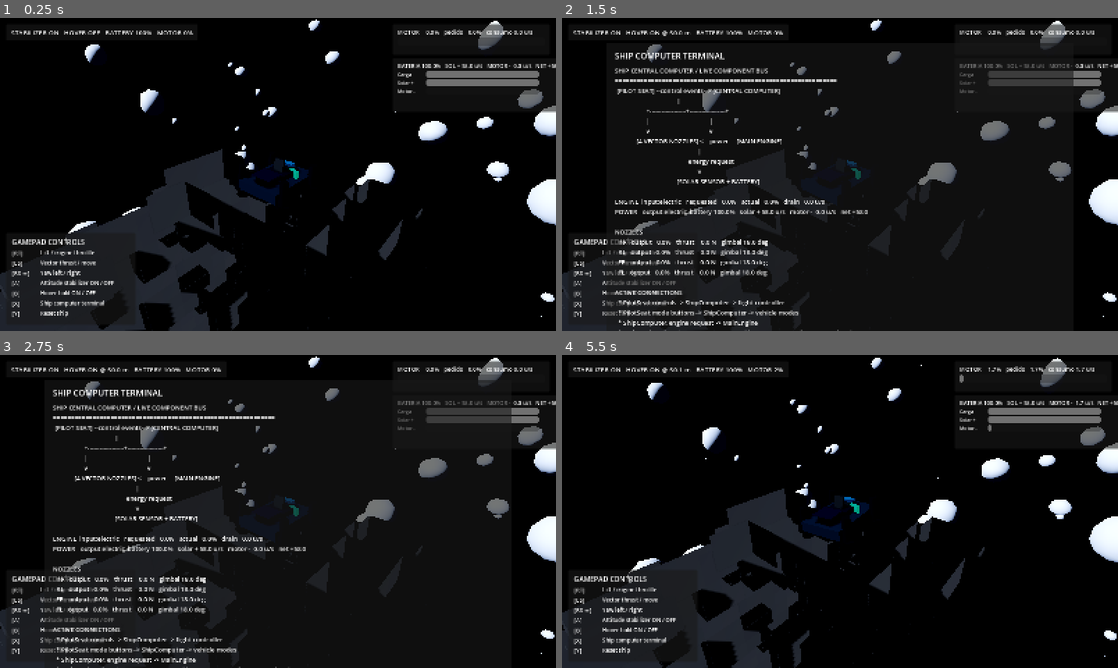
Above: before the commit, frames 1-4 (two rows, left to right).
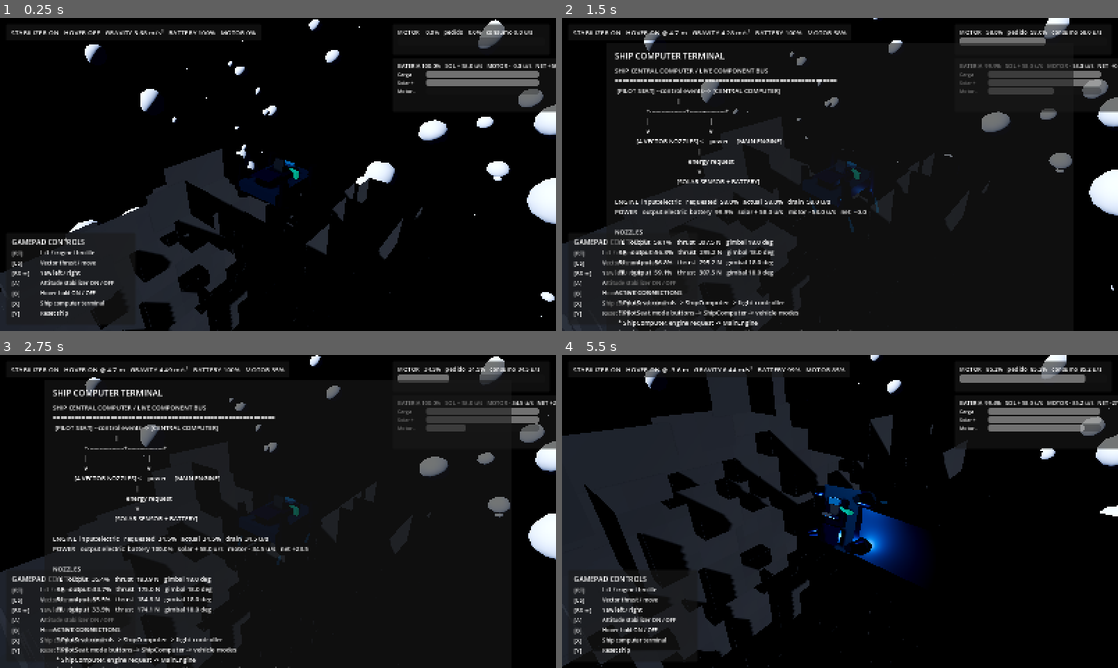
Above: after the commit, the same moments.

Repository: sebasu66/general
Game: Godot game, scene res://scenes/main.tscn
The game is run twice, just before and just after one commit, with the same random seed, the same clock (stepped at 60 frames per second) and the same inputs.
Inputs:
- Up to frame 1 (0.25 s): no input
- Up to frame 2 (1.5 s): tap Enter at 0.5 s; hold D (vehicle_move_right) 0.53-1.28 s; tap T (vehicle_computer_toggle) at 0.6 s; hold S (vehicle_move_back) from 1.28 s (still down); tap H (vehicle_hover_toggle) at 1.35 s
- Up to frame 3 (2.75 s): release S (vehicle_move_back) at 2.03 s; hold D (vehicle_move_right) from 2.03 s (still down); tap Space (vehicle_lift) at 2.1 s
- Up to frame 4 (5.5 s): release D (vehicle_move_right) at 2.78 s; hold W (vehicle_move_forward) 2.78-3.53 s; tap one key every 0.75 s from 2.85 s: F (vehicle_stabilizer_toggle) 2 (vehicle_thruster_2) T (vehicle_computer_toggle) H (vehicle_hover_toggle); hold A (vehicle_move_left) 3.53-5.03 s; hold S (vehicle_move_back) from 5.03 s (still down)

The runs differ from the first frame. In frame 1, 1.1% of the frame differs, in the area x 0-100%, y 0-100%; in frame 2, 6.2%; in frame 3, 3.9%; in frame 4, 28%.

Commit message:
physics: add asteroid-local gravity and radial hover

Diff:
--- a/experiments/vector-thruster-prototype/scripts/main.gd
+++ b/experiments/vector-thruster-prototype/scripts/main.gd
@@ -27,6 +27,7 @@
 
 func _place_vehicle_after_world_generation() -> void:
     space_world.ensure_generated()
+    vehicle.configure_space_world(space_world)
     var spawn_transform := space_world.get_safe_spawn_transform()
 
     vehicle.freeze = true
--- a/experiments/vector-thruster-prototype/scripts/stabilizer/stabilizer_library.gd
+++ b/experiments/vector-thruster-prototype/scripts/stabilizer/stabilizer_library.gd
@@ -7,6 +7,7 @@
         angular_velocity_world: Vector3,
         user_yaw: float,
         enabled: bool,
+        target_up_world: Vector3,
         proportional_gain: float,
         derivative_gain: float,
         yaw_damping: float,
@@ -21,9 +22,15 @@
     var stable_basis := body_basis.orthonormalized()
     var world_to_local := stable_basis.transposed()
     var body_up_world := stable_basis.y.normalized()
-    var up_alignment := clampf(body_up_world.dot(Vector3.UP), -1.0, 1.0)
+    var target_up := target_up_world
+    if target_up.length_squared() < 0.0001:
+        target_up = body_up_world
+    else:
+        target_up = target_up.normalized()
 
-    output.level_error_local = world_to_local * body_up_world.cross(Vector3.UP)
+    var up_alignment := clampf(body_up_world.dot(target_up), -1.0, 1.0)
+
+    output.level_error_local = world_to_local * body_up_world.cross(target_up)
     output.angular_velocity_local = world_to_local * angular_velocity_world
     output.tilt_degrees = rad_to_deg(acos(up_alignment))
 
--- a/experiments/vector-thruster-prototype/scripts/ui/debug_hud.gd
+++ b/experiments/vector-thruster-prototype/scripts/ui/debug_hud.gd
@@ -27,9 +27,14 @@
     if snapshot.get("hover_enabled", false):
         hover_text = "ON @ %.1f m" % float(snapshot.get("hover_target_altitude", 0.0))
 
-    _status_label.text = "STABILIZER %s   HOVER %s   BATTERY %.0f%%   MOTOR %.0f%%" % [
+    var gravity_text := "ZERO-G"
+    if snapshot.get("gravity_active", false):
+        gravity_text = "GRAVITY %.2f m/s²" % float(snapshot.get("gravity_strength", 0.0))
+
+    _status_label.text = "STABILIZER %s   HOVER %s   %s   BATTERY %.0f%%   MOTOR %.0f%%" % [
         stabilizer_text,
         hover_text,
+        gravity_text,
         float(snapshot.get("battery_ratio", 0.0)) * 100.0,
         float(snapshot.get("engine_output_ratio", 0.0)) * 100.0,
     ]
@@ -48,7 +53,7 @@
     status_panel.add_child(status_margin)
 
     _status_label = Label.new()
-    _status_label.text = "STABILIZER ON   HOVER OFF"
+    _status_label.text = "STABILIZER ON   HOVER OFF   GRAVITY --"
     _status_label.add_theme_font_size_override("font_size", 19)
     status_margin.add_child(_status_label)
 
--- a/experiments/vector-thruster-prototype/scripts/vehicle/vehicle_logic.gd
+++ b/experiments/vector-thruster-prototype/scripts/vehicle/vehicle_logic.gd
@@ -35,6 +35,8 @@
 var _reset_requested: bool = false
 var _spawn_transform: Transform3D
 var _debug_snapshot: Dictionary = {}
+var _space_world: SpaceWorld
+var _gravity_context: Dictionary = {}
 
 @onready var _computer: ShipComputerLogic = $Components/ShipComputer
 @onready var _pilot_seat: PilotSeatLogic = $Components/PilotSeat
@@ -58,6 +60,7 @@
 
 func _integrate_forces(state: PhysicsDirectBodyState3D) -> void:
     _apply_pending_reset(state)
+    _update_gravity_context(state.transform.origin)
     _apply_mode_requests(state)
 
     _computer.tick_power_system(state.step)
@@ -88,11 +91,16 @@
 
 
 func calculate_stabilization(state: PhysicsDirectBodyState3D) -> StabilizationOutput:
+    var target_up := state.transform.basis.orthonormalized().y.normalized()
+    if _has_local_gravity(state):
+        target_up = -state.total_gravity.normalized()
+
     return StabilizerLibrary.calculate(
         state.transform.basis,
         state.angular_velocity,
         _latest_input.yaw,
         _stabilizer_enabled,
+        target_up,
         stabilization_kp,
         stabilization_kd,
         yaw_damping,
@@ -135,19 +143,27 @@
         _hover_auto_throttle = manual_lift
         return manual_lift
 
+    if not _has_local_gravity(state) or not bool(_gravity_context.get("active", false)):
+        _hover_enabled = false
+        _hover_auto_throttle = manual_lift
+        return manual_lift
+
+    var local_up := -state.total_gravity.normalized()
     var total_available := ThrusterLibrary.total_available_thrust(_max_thrusts)
     var gravity_force := mass * state.total_gravity.length()
     var body_up := state.transform.basis.orthonormalized().y.normalized()
-    var upright_component := maxf(body_up.dot(Vector3.UP), 0.40)
+    var upright_component := maxf(body_up.dot(local_up), 0.40)
     var gimbal_component := cos(
         deg_to_rad(_average_max_gimbal()) * clampf(controlled_move.length(), 0.0, 1.0)
     )
     var vertical_authority := maxf(upright_component * gimbal_component, 0.35)
     var neutral_hover := gravity_force / maxf(total_available * vertical_authority, 0.001)
 
-    var altitude_error := _hover_target_altitude - state.transform.origin.y
+    var current_altitude := float(_gravity_context.get("surface_altitude", 0.0))
+    var vertical_velocity := state.linear_velocity.dot(local_up)
+    var altitude_error := _hover_target_altitude - current_altitude
     var altitude_correction := clampf(
-        altitude_error * hover_kp - state.linear_velocity.y * hover_kd,
+        altitude_error * hover_kp - vertical_velocity * hover_kd,
         -hover_max_correction,
         hover_max_correction
     )
@@ -191,7 +207,9 @@
         "stabilizer_enabled": _stabilizer_enabled,
         "hover_enabled": _hover_enabled,
         "hover_target_altitude": _hover_target_altitude,
-        "altitude": state.transform.origin.y,
+        "altitude": float(_gravity_context.get("surface_altitude", INF)),
+        "gravity_active": _has_local_gravity(state),
+        "gravity_strength": state.total_gravity.length(),
         "battery_ratio": float(power_snapshot.get("battery_ratio", 0.0)),
         "engine_output_ratio": float(engine_snapshot.get("actual_output_ratio", 0.0)),
     }
@@ -211,6 +229,11 @@
 
 func get_ship_computer() -> ShipComputerLogic:
     return _computer
+
+
+func configure_space_world(space_world: SpaceWorld) -> void:
+    _space_world = space_world
+    print("[VEHICLE] local asteroid gravity context connected")
 
 
 func configure_spawn_transform(spawn_transform: Transform3D) -> void:
@@ -249,6 +272,20 @@
     for value: float in _max_gimbals:
         total += value
     return total / float(_max_gimbals.size())
+
+
+func _update_gravity_context(world_position: Vector3) -> void:
+    if _space_world == null:
+        _gravity_context = {}
+        return
+    _gravity_context = _space_world.get_gravity_context(world_position)
+
+
+func _has_local_gravity(state: PhysicsDirectBodyState3D) -> bool:
+    var threshold := 0.15
+    if _space_world != null and _space_world.settings != null:
+        threshold = _space_world.settings.zero_gravity_threshold
+    return state.total_gravity.length() > threshold
 
 
 func _on_mode_command(command: StringName) -> void:
@@ -270,10 +307,12 @@
         _stabilizer_toggle_requested = false
 
     if _hover_toggle_requested:
-        _hover_enabled = not _hover_enabled
         if _hover_enabled:
+            _hover_enabled = false
+        elif _has_local_gravity(state) and bool(_gravity_context.get("active", false)):
+            _hover_enabled = true
             _stabilizer_enabled = true
-            _hover_target_altitude = state.transform.origin.y
+            _hover_target_altitude = float(_gravity_context.get("surface_altitude", 0.0))
         _hover_toggle_requested = false
 
 
--- a/experiments/vector-thruster-prototype/scripts/world/space_world.gd
+++ b/experiments/vector-thruster-prototype/scripts/world/space_world.gd
@@ -26,16 +26,18 @@
 
     _build_starter_asteroid()
     _generate_asteroid_records()
+    _build_far_asteroid_physics()
     _build_far_asteroid_sectors()
     _build_star_field()
     _generated = true
 
     print(
-        "[SPACE_WORLD] generated seed=%d asteroids=%d sectors=%d radius=%.0fm" % [
+        "[SPACE_WORLD] generated seed=%d asteroids=%d sectors=%d radius=%.0fm local_gravity=%.1fm/s2" % [
             settings.world_seed,
             settings.asteroid_count,
             _sector_nodes.size(),
             settings.field_radius,
+            settings.asteroid_surface_gravity,
         ]
     )
 
@@ -65,6 +67,42 @@
     for record: Dictionary in _asteroid_records:
         copy.append(record.duplicate(true))
     return copy
+
+
+func get_gravity_context(world_position: Vector3) -> Dictionary:
+    var best: Dictionary = {}
+    var best_strength := 0.0
+
+    best = _consider_gravity_source(
+        world_position,
+        _starter_asteroid_center,
+        _starter_asteroid_radius,
+        best,
+        best_strength
+    )
+    if not best.is_empty():
+        best_strength = float(best.get("gravity_strength", 0.0))
+
+    for record: Dictionary in _asteroid_records:
+        var candidate := _consider_gravity_source(
+            world_position,
+            record["center"],
+            float(record["surface_radius"]),
+            best,
+            best_strength
+        )
+        if not candidate.is_empty() and candidate != best:
+            best = candidate
+            best_strength = float(best.get("gravity_strength", 0.0))
+
+    if best.is_empty():
+        return {
+            "active": false,
+            "gravity_strength": 0.0,
+            "up": Vector3.ZERO,
+            "surface_altitude": INF,
+        }
+    return best
 
 
 func build_environment() -> Environment:
@@ -119,6 +157,8 @@
     occluder_instance.occluder = occluder
     body.add_child(occluder_instance)
 
+    _add_gravity_zone(body, _starter_asteroid_radius)
+
 
 func _generate_asteroid_records() -> void:
     _asteroid_records.clear()
@@ -151,14 +191,58 @@
             floori(position.y / settings.sector_size),
             floori(position.z / settings.sector_size)
         )
+        var surface_radius := radius * minf(stretch.x, minf(stretch.y, stretch.z)) * 0.90
 
         _asteroid_records.append({
             "center": position,
             "radius": radius,
+            "surface_radius": surface_radius,
             "stretch": stretch,
             "rotation": rotation,
             "sector": sector,
         })
+
+
+func _build_far_asteroid_physics() -> void:
+    var physics_root := Node3D.new()
+    physics_root.name = "AsteroidPhysicsProxies"
+    add_child(physics_root)
+
+    for index: int in range(_asteroid_records.size()):
+        var record: Dictionary = _asteroid_records[index]
+        var surface_radius := float(record["surface_radius"])
+
+        var body := StaticBody3D.new()
+        body.name = "AsteroidProxy_%03d" % index
+        body.position = record["center"]
+        physics_root.add_child(body)
+
+        var collision := CollisionShape3D.new()
+        var surface_shape := SphereShape3D.new()
+        surface_shape.radius = surface_radius
+        collision.shape = surface_shape
+        body.add_child(collision)
+
+        _add_gravity_zone(body, surface_radius)
+
+
+func _add_gravity_zone(parent: Node3D, surface_radius: float) -> void:
+    var area := Area3D.new()
+    area.name = "GravityField"
+    area.gravity_space_override = Area3D.SPACE_OVERRIDE_COMBINE
+    area.gravity_point = true
+    area.gravity_point_center = Vector3.ZERO
+    area.gravity = settings.asteroid_surface_gravity
+    area.gravity_point_unit_distance = surface_radius
+    area.monitorable = false
+    parent.add_child(area)
+
+    var collision := CollisionShape3D.new()
+    collision.name = "GravityInfluence"
+    var influence_shape := SphereShape3D.new()
+    influence_shape.radius = surface_radius * settings.gravity_influence_multiplier
+    collision.shape = influence_shape
+    area.add_child(collision)
 
 
 func _build_far_asteroid_sectors() -> void:
@@ -242,6 +326,37 @@
     add_child(stars)
 
 
+func _consider_gravity_source(
+        world_position: Vector3,
+        center: Vector3,
+        surface_radius: float,
+        current_best: Dictionary,
+        current_strength: float
+) -> Dictionary:
+    var delta := world_position - center
+    var distance := delta.length()
+    var influence_radius := surface_radius * settings.gravity_influence_multiplier
+    if distance > influence_radius or distance < 0.001:
+        return current_best
+
+    var gravity_strength := settings.asteroid_surface_gravity * pow(
+        surface_radius / maxf(distance, surface_radius * 0.15),
+        2.0
+    )
+    if gravity_strength <= current_strength:
+        return current_best
+
+    return {
+        "active": true,
+        "center": center,
+        "surface_radius": surface_radius,
+        "surface_altitude": distance - surface_radius,
+        "up": delta.normalized(),
+        "gravity_strength": gravity_strength,
+        "influence_radius": influence_radius,
+    }
+
+
 func _create_rock_material() -> StandardMaterial3D:
     var material := StandardMaterial3D.new()
     material.albedo_color = Color.WHITE
